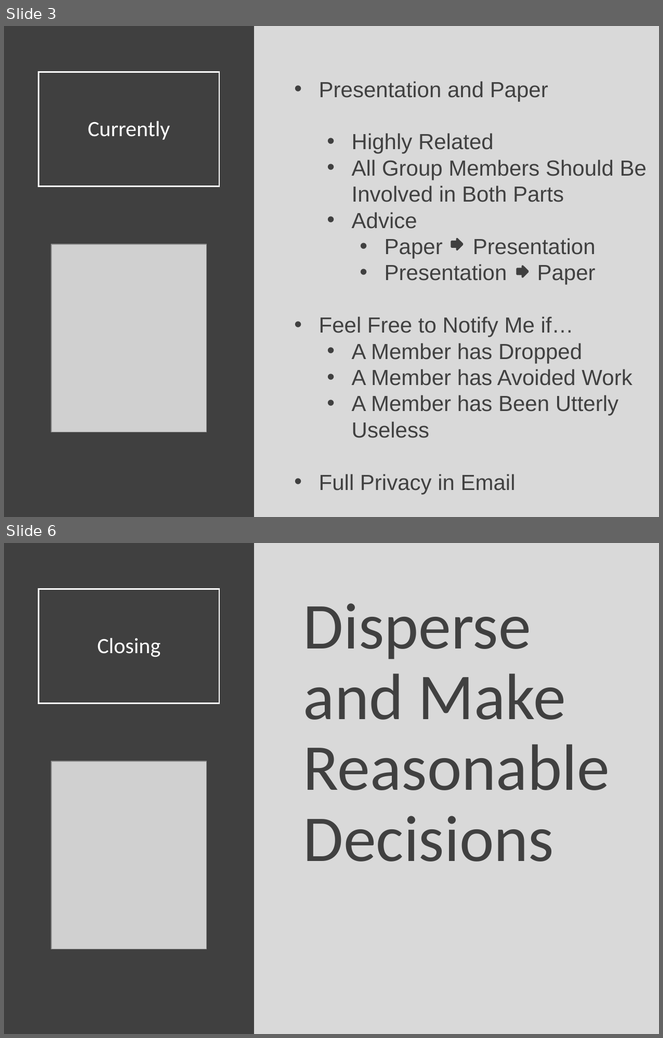
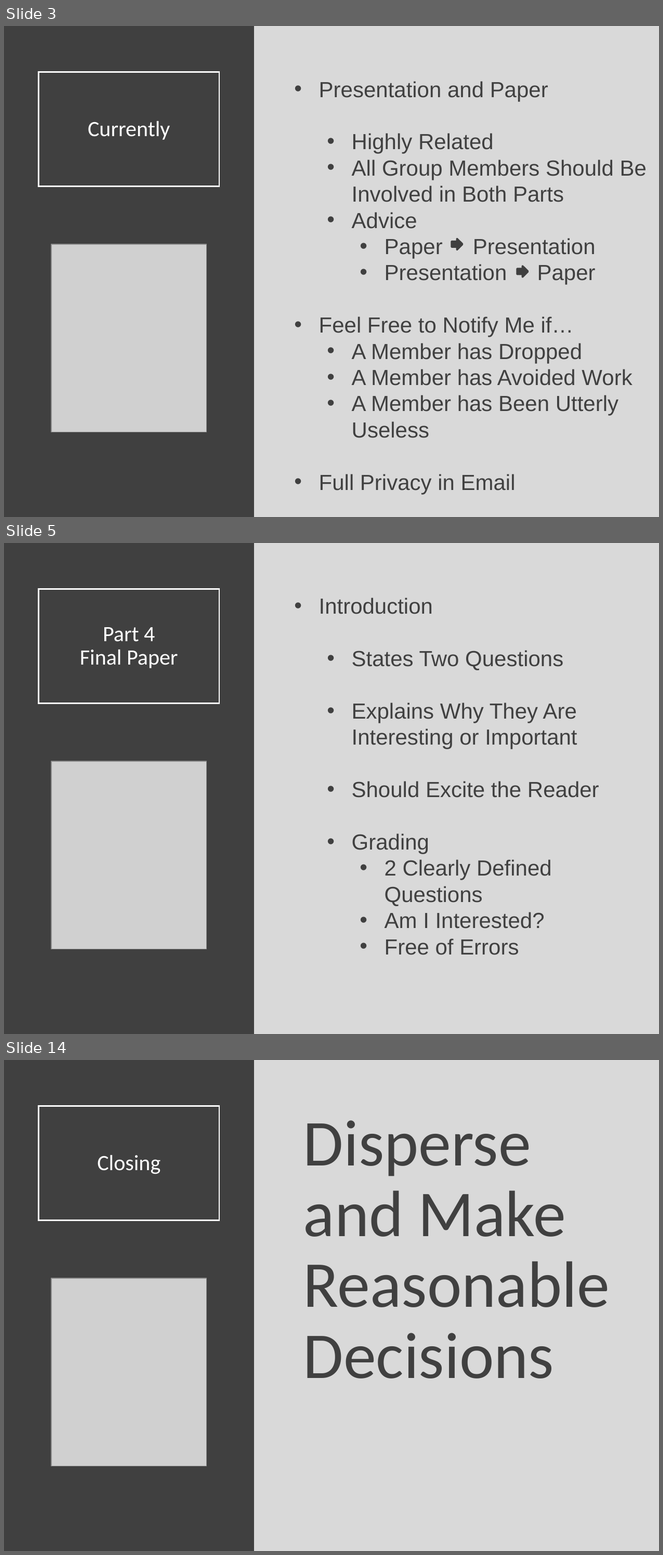
Before and after one commit to Yixf-Self/STOR320_WEBSITE, a slide deck: Lecture/Lecture 26/Lecture 26.pptx. Shown one above the other, each under a label of ours: slides 3 and 6 before the commit, slides 3, 5 and 14 after it; the slides between them are not shown. The pictures are 663x1038 and 663x1555 pixels, drawn with LibreOffice and Linux fonts; fonts in the diff are those of the drawing; grey boxes stand for pictures. Boxes give left, top, right and bottom in pixels: in the first picture for what was removed or moved away, otherwise in the second. Text is boxed around its words. In the diff, an @@ line names an element or a change of style, - is before the commit and + after.

```diff
--- a/Lecture/Lecture 26/Lecture 26.pptx
+++ b/Lecture/Lecture 26/Lecture 26.pptx
@@ slide 5 added at (x1=4, y1=543, x2=659, y2=1034), background #D9D9D9 @@
@@ rectangle added at (x1=4, y1=543, x2=254, y2=1034), fill #404040 @@
@@ title added at (x1=39, y1=589, x2=220, y2=704), outline #FFFFFF 1.5 pt, 24 pt, text #FFFFFF @@
+Part 4
+Final Paper
@@ text added at (x1=319, y1=598, x2=599, y2=955), 24 pt, text #404040 @@
+• Introduction
+  • States Two Questions
+  • Explains Why They Are Interesting or Important
+  • Should Excite the Reader
+  • Grading
+    • 2 Clearly Defined Questions
+    • Am I Interested?
+    • Free of Errors
@@ picture added at (x1=51, y1=761, x2=206, y2=949) @@
@@ what was slide 6 is now slide 14 @@
```
Also in this commit, not shown: 3 slides changed, 7 other slides added, 8 other files.
